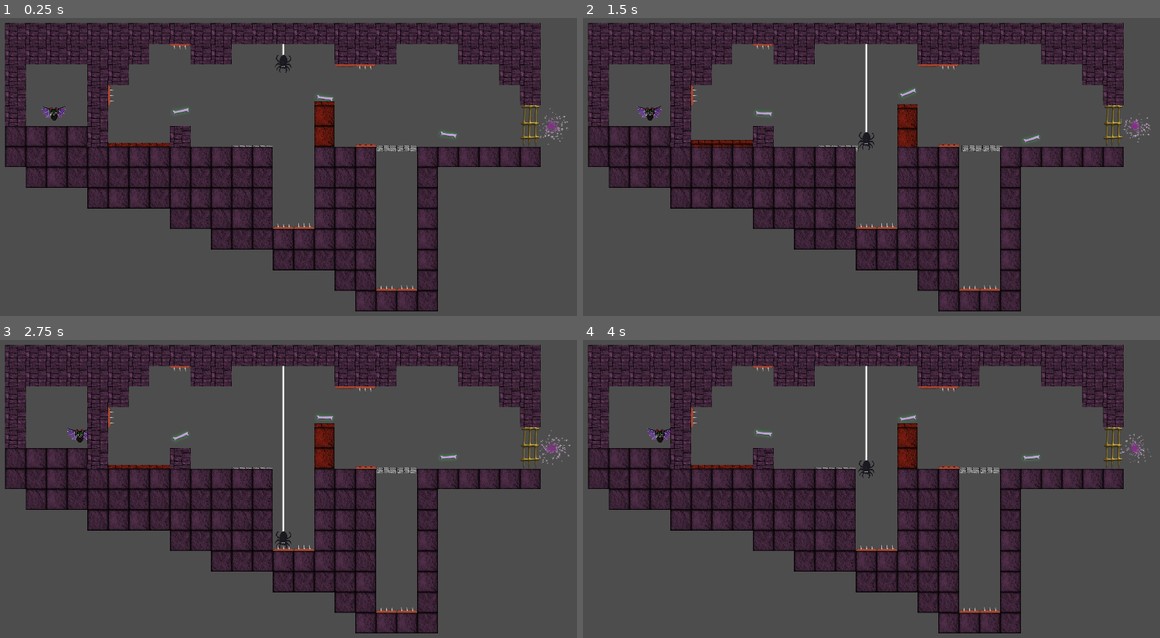
Above: before the commit, frames 1-4 (two rows, left to right).
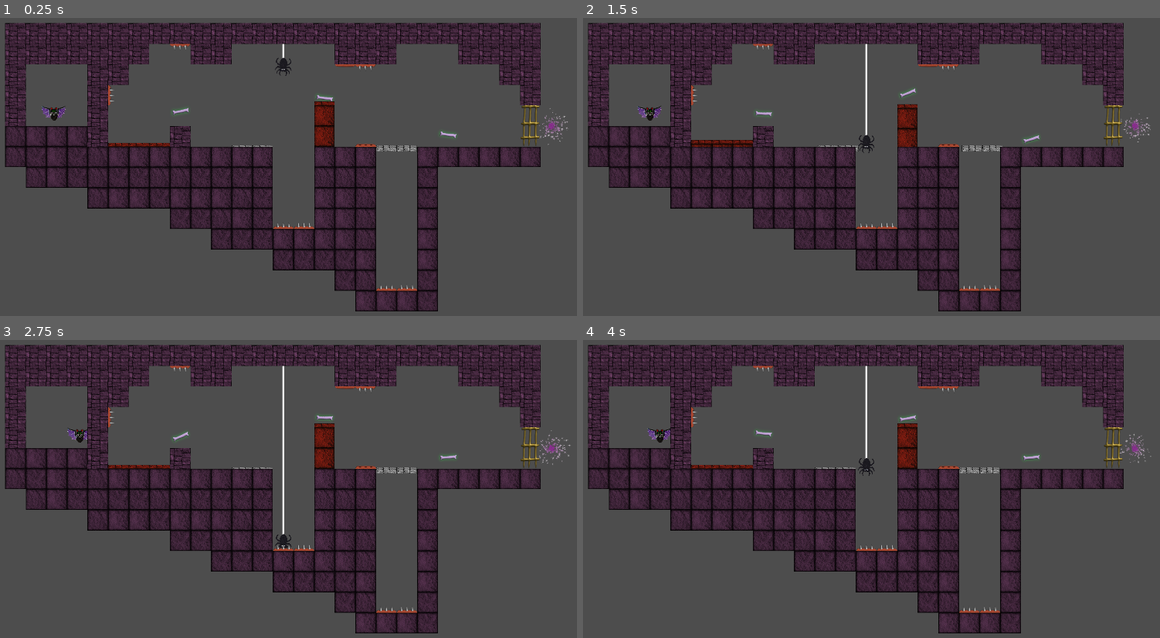
Above: after the commit, the same moments.

Repository: Drew-Wagner/Spectros
Game: Godot game, scene res://scenes/levels/level_1.tscn
The game is run twice, just before and just after one commit, with the same random seed, the same clock (stepped at 60 frames per second) and the same inputs. This scene is started directly instead of the project's main scene.
Inputs:
- Up to frame 1 (0.25 s): no input
- Up to frame 2 (1.5 s): tap Space (toggle) at 0.6, 1.35 s
- Up to frame 3 (2.75 s): tap Space (toggle) at 2.1 s
- Up to frame 4 (4 s): tap Space (toggle) at 2.85, 3.6 s

The runs differ from the first frame. In frame 1, less than 0.1% of the frame differs, in the area x 47-51%, y 12-20%; in frame 2, less than 0.1%, in the area x 47-51%, y 38-46%; in frame 3, less than 0.1%; in frame 4, less than 0.1%.

Commit message:
Fix spiders so they KILL again.

Diff:
--- a/scenes/enemies/enemy_spider.tscn
+++ b/scenes/enemies/enemy_spider.tscn
@@ -1,10 +1,15 @@
-[gd_scene load_steps=4 format=3 uid="uid://bth5xo6bxskba"]
+[gd_scene load_steps=5 format=3 uid="uid://bth5xo6bxskba"]
 
 [ext_resource type="Script" path="res://enemy_spider.gd" id="1_60qeg"]
 [ext_resource type="Texture2D" uid="uid://csdky8lro0o22" path="res://textures/enn_spider.png" id="2_nx6wh"]
 
-[sub_resource type="CircleShape2D" id="CircleShape2D_r0kom"]
-radius = 24.0
+[sub_resource type="CapsuleShape2D" id="CapsuleShape2D_0xexo"]
+radius = 13.0
+height = 54.0
+
+[sub_resource type="CapsuleShape2D" id="CapsuleShape2D_nyv46"]
+radius = 17.0
+height = 56.0
 
 [node name="EnemySpider" type="Node2D"]
 script = ExtResource("1_60qeg")
@@ -14,14 +19,22 @@
 velocity = Vector2(0, -192)
 
 [node name="CollisionShape2D" type="CollisionShape2D" parent="SpiderBody"]
-shape = SubResource("CircleShape2D_r0kom")
+position = Vector2(0, -3)
+shape = SubResource("CapsuleShape2D_0xexo")
 
 [node name="Sprite2D" type="Sprite2D" parent="SpiderBody"]
 scale = Vector2(0.4, 0.4)
 texture = ExtResource("2_nx6wh")
+
+[node name="Area2D" type="Area2D" parent="SpiderBody"]
+
+[node name="CollisionShape2D" type="CollisionShape2D" parent="SpiderBody/Area2D"]
+shape = SubResource("CapsuleShape2D_nyv46")
 
 [node name="AscendTimer" type="Timer" parent="."]
 one_shot = true
 
 [node name="DescendTimer" type="Timer" parent="."]
 one_shot = true
+
+[connection signal="body_entered" from="SpiderBody/Area2D" to="." method="_on_area_2d_body_entered"]
